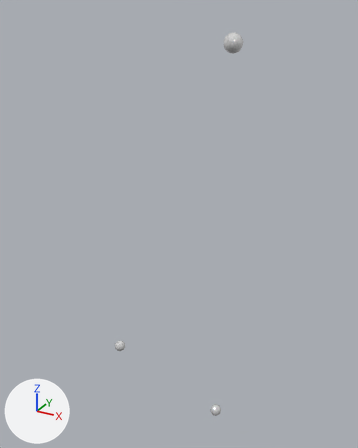
An edit to the glTF model assets/magic_cow/qiu/scene.gltf, drawn before and after from the same camera.
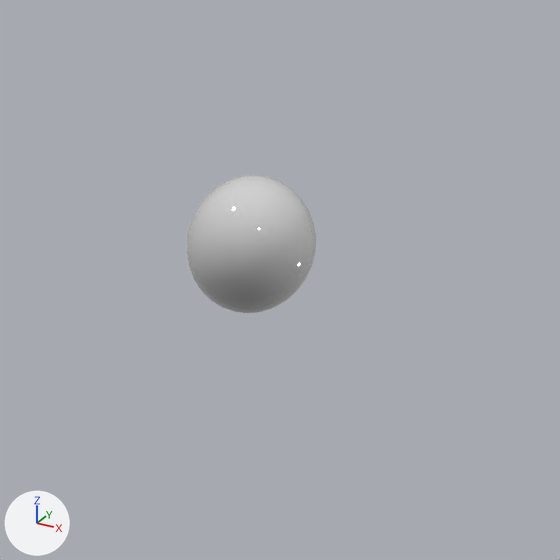
The first picture shows the older version from a 50 mm lens placed at (8.8, -21.1, -6.3), pointed at (-1.3, -2.8, -15.5). The close-ups show both versions on the part from 55% to 78% of the width and 1% to 20% of the height of that picture. Lighting does not change. The marker at lower left points along +X, +Y and +Z. Where no turn or scale is listed for an object, it has been applied to the vertices.

In view in the first close-up: '2'.
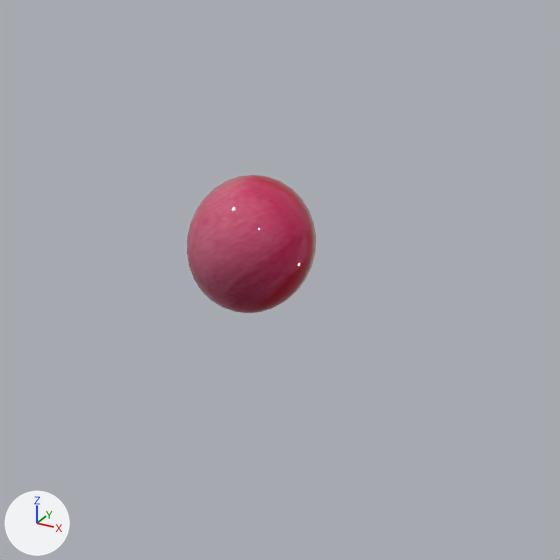
The newer file is also rescaled (x0.175) as a whole; pictures and numbers use the older file's frame.

Where the change shows, as pixel boxes [x1, y1, x2, y2] in the close-ups (560 x 560 px):
'2', surface changed (grey to pink)
    both: [187, 175, 316, 313]

What the commit changed:
Picture 'lambert1_baseColor.jpeg' (img_lambert1_basecolor_jpeg) is new.
In material 'lambert1' (mat_lambert1), base_color is no longer (1.0, 1.0, 1.0), white #ffffff.
In material 'lambert1' (mat_lambert1), texture is now set to img_lambert1_basecolor_jpeg.
In material 'lambert1' (mat_lambert1), metallic goes from 0.694 to 0.53.
